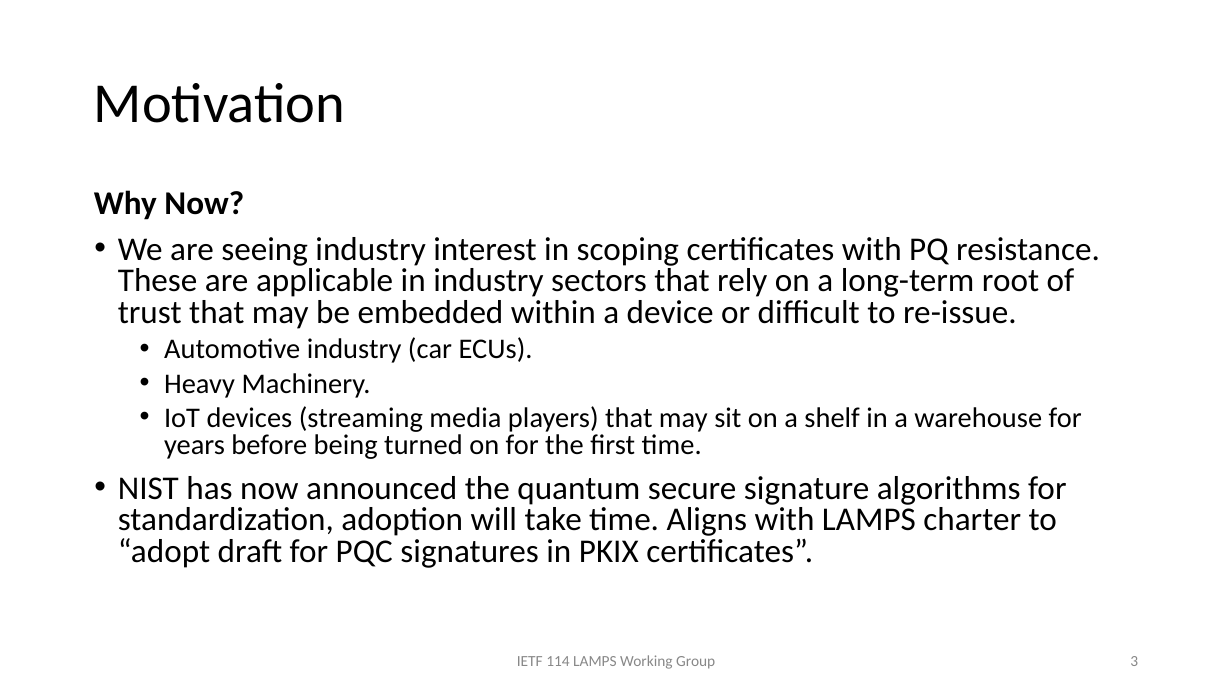
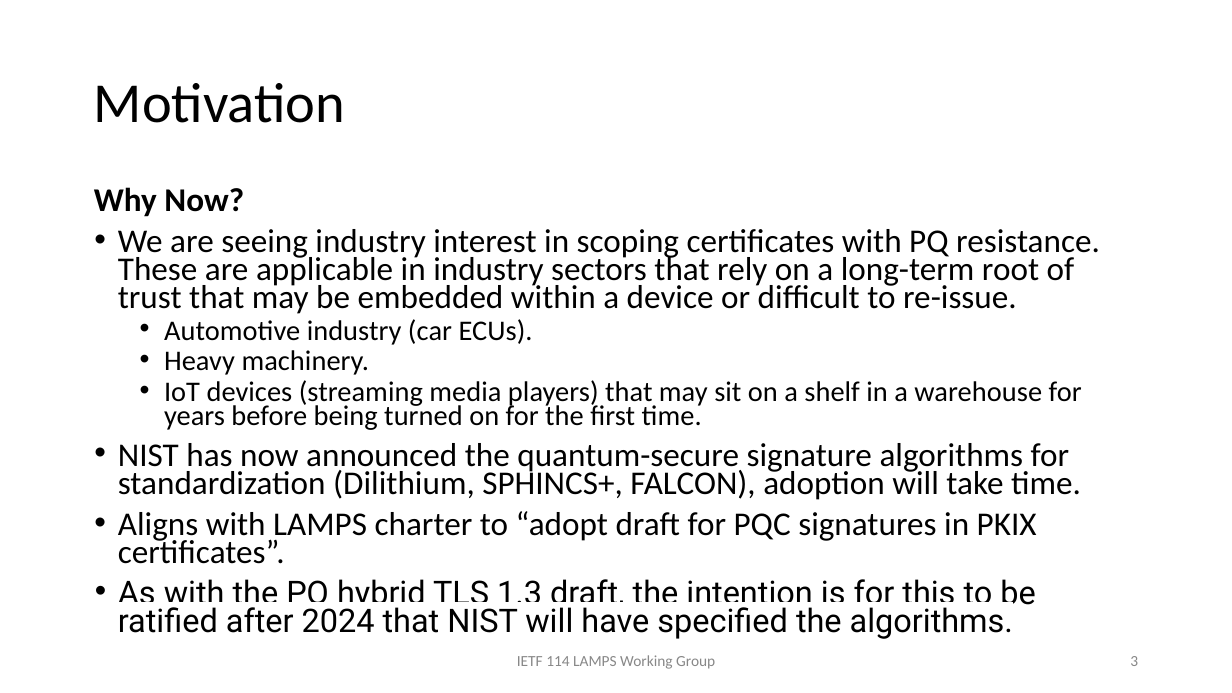
Before and after one commit to lamps-wg/dilithium-certificates, a slide deck: slide 3 of presentations/ietf-114.pptx. Drawn at 1232x693 pixels with LibreOffice and Linux fonts; fonts in the diff are those of the drawing. Boxes give left, top, right and bottom in pixels: in the first picture for what was removed or moved away, otherwise in the second. Text is boxed around its words. In the diff, an @@ line names an element or a change of style, - is before the commit and + after.

Commit message:
presentation edits

```diff
--- a/presentations/ietf-114.pptx
+++ b/presentations/ietf-114.pptx
@@ text at <box>94,187,1100,430</box>: line spacing 0.8 to 0.7 @@
@@ text at <box>164,350,369,375</box>: text changed @@
-  • Heavy Machinery.
+  • Heavy machinery.
@@ text at <box>118,443,1081,639</box>: text changed @@
-• NIST has now announced the quantum secure signature algorithms for standardization, adoption will take time. Aligns with LAMPS charter to “adopt draft for PQC signatures in PKIX certificates”.
+• NIST has now announced the quantum-secure signature algorithms for standardization (Dilithium, SPHINCS+, FALCON), adoption will take time.
+• Aligns with LAMPS charter to “adopt draft for PQC signatures in PKIX certificates”.
+• As with the PQ hybrid TLS 1.3 draft, the intention is for this to be ratified after 2024 that NIST will have specified the algorithms.
```
Also in this commit, not shown: 3 other slides changed.
